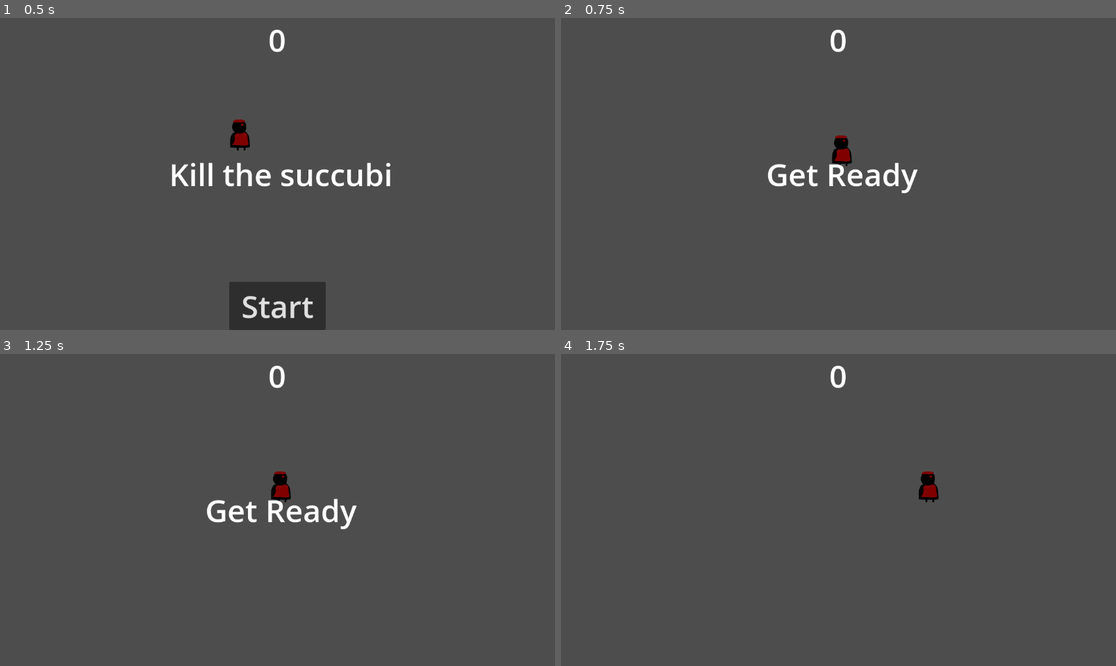
Above: before the commit, frames 1-4 (two rows, left to right).
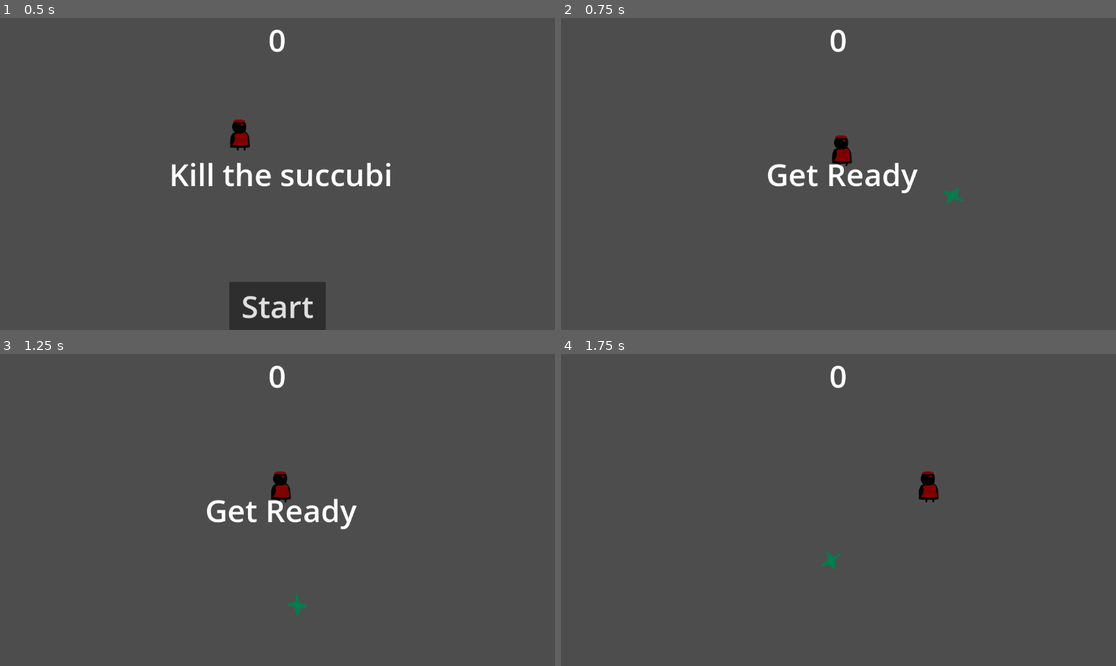
Above: after the commit, the same moments.

Repository: yinghaoawang/Succubus-Survivors
Game: Godot game, scene res://scenes/Main.tscn
Same seed, same stepped clock (60 frames per second), same inputs: the game is played once before the commit and once after it.
Inputs:
- Up to frame 1 (0.5 s): no input
- Up to frame 2 (0.75 s): click "Start" at 0.5 s
- Up to frame 3 (1.25 s): no input
- Up to frame 4 (1.75 s): hold D (move_right) from 1.28 s (still down)

Frame 1 is identical in both runs. In frame 2, less than 0.1% of the frame differs, in the area x 68-73%, y 54-60%; in frame 3, less than 0.1%; in frame 4, less than 0.1%.

Commit message:
add orbit projectile

Diff:
--- a/scenes/Main.tscn
+++ b/scenes/Main.tscn
@@ -1,8 +1,7 @@
-[gd_scene load_steps=6 format=3 uid="uid://i02j1vjryb8i"]
+[gd_scene load_steps=5 format=3 uid="uid://i02j1vjryb8i"]
 
 [ext_resource type="Script" path="res://scripts/main.gd" id="1_dbnsj"]
-[ext_resource type="PackedScene" uid="uid://drmaca26pjuuf" path="res://scenes/Mob.tscn" id="2_55px1"]
-[ext_resource type="PackedScene" uid="uid://sbyl10boovbj" path="res://scenes/Player.tscn" id="3_nvqf1"]
+[ext_resource type="PackedScene" uid="uid://ddq61ipdadwe4" path="res://scenes/Player.tscn" id="3_nvqf1"]
 [ext_resource type="PackedScene" uid="uid://ciikr3q5806gn" path="res://scenes/HUD.tscn" id="4_hc2h3"]
 
 [sub_resource type="Curve2D" id="Curve2D_x8quo"]
@@ -13,7 +12,6 @@
 
 [node name="Main" type="Node"]
 script = ExtResource("1_dbnsj")
-mob_scene = ExtResource("2_55px1")
 
 [node name="Player" parent="." instance=ExtResource("3_nvqf1")]
 
--- a/scenes/Projectile.tscn
+++ b/scenes/OrbitProjectile.tscn
@@ -1,19 +1,19 @@
-[gd_scene load_steps=4 format=3 uid="uid://db2ebp1d1hb7c"]
+[gd_scene load_steps=4 format=3 uid="uid://cre5lsgsk2cqe"]
 
-[ext_resource type="Script" path="res://scripts/projectile.gd" id="1_picpr"]
-[ext_resource type="Texture2D" uid="uid://cpjltfrkp8mea" path="res://sprites/star_projectile.png" id="2_v7cw8"]
+[ext_resource type="Script" path="res://scripts/orbit_projectile.gd" id="1_dd00k"]
+[ext_resource type="Texture2D" uid="uid://cpjltfrkp8mea" path="res://sprites/star_projectile.png" id="2_kr7co"]
 
 [sub_resource type="CapsuleShape2D" id="CapsuleShape2D_d2u04"]
 radius = 19.0
 height = 38.0
 
-[node name="Projectile" type="Area2D"]
+[node name="OrbitProjectile" type="Area2D" groups=["projectiles"]]
 position = Vector2(281, 326)
-script = ExtResource("1_picpr")
+script = ExtResource("1_dd00k")
 metadata/_edit_group_ = true
 
 [node name="Sprite2D" type="Sprite2D" parent="."]
-texture = ExtResource("2_v7cw8")
+texture = ExtResource("2_kr7co")
 
 [node name="CollisionShape2D" type="CollisionShape2D" parent="."]
 position = Vector2(0, 1)
--- /dev/null
+++ b/scenes/TargetProjectile.tscn
@@ -0,0 +1,22 @@
+[gd_scene load_steps=4 format=3 uid="uid://crh8obh5qy3o2"]
+
+[ext_resource type="Script" path="res://scripts/target_projectile.gd" id="1_hjbg6"]
+[ext_resource type="Texture2D" uid="uid://cpjltfrkp8mea" path="res://sprites/star_projectile.png" id="2_cvbjq"]
+
+[sub_resource type="CapsuleShape2D" id="CapsuleShape2D_d2u04"]
+radius = 19.0
+height = 38.0
+
+[node name="TargetProjectile" type="Area2D" groups=["projectiles"]]
+position = Vector2(281, 326)
+script = ExtResource("1_hjbg6")
+metadata/_edit_group_ = true
+
+[node name="Sprite2D" type="Sprite2D" parent="."]
+texture = ExtResource("2_cvbjq")
+
+[node name="CollisionShape2D" type="CollisionShape2D" parent="."]
+position = Vector2(0, 1)
+shape = SubResource("CapsuleShape2D_d2u04")
+
+[connection signal="body_entered" from="." to="." method="_on_body_entered"]
--- a/scenes/player.tscn
+++ b/scenes/player.tscn
@@ -1,6 +1,5 @@
-[gd_scene load_steps=7 format=3 uid="uid://sbyl10boovbj"]
+[gd_scene load_steps=6 format=3 uid="uid://ddq61ipdadwe4"]
 
-[ext_resource type="PackedScene" uid="uid://db2ebp1d1hb7c" path="res://scenes/Projectile.tscn" id="1_cudd1"]
 [ext_resource type="Script" path="res://scripts/player.gd" id="1_yxr5j"]
 [ext_resource type="Texture2D" uid="uid://bm6mwbqjtatq" path="res://sprites/good_walk1.png" id="2_qga28"]
 [ext_resource type="Texture2D" uid="uid://bkt63pyj5qce1" path="res://sprites/good_walk2.png" id="3_k4w84"]
@@ -26,7 +25,6 @@
 [node name="Player" type="Area2D"]
 position = Vector2(498, 243)
 script = ExtResource("1_yxr5j")
-Projectile = ExtResource("1_cudd1")
 metadata/_edit_group_ = true
 
 [node name="AnimatedSprite2D" type="AnimatedSprite2D" parent="."]
--- a/scripts/Main.gd
+++ b/scripts/Main.gd
@@ -1,8 +1,7 @@
 extends Node
 
-@export var mob_scene: PackedScene
+@export var mob_scene: PackedScene = preload("res://scenes/Mob.tscn")
 var time
-
 
 # Called when the node enters the scene tree for the first time.
 func _ready():
@@ -12,21 +11,19 @@
 func _process(delta):
 	pass
 
-
 func game_over():
 	$ElapsedTimer.stop()
 	$MobTimer.stop()
 	$HUD.show_game_over()
 
-
 func new_game():
 	get_tree().call_group("mobs", "queue_free") # Clear mobs
+	get_tree().call_group("projectiles", "queue_free") # Clear projectiles
 	time = 0
 	$Player.start($StartPosition.position)
 	$HUD.update_score(time)
 	$HUD.show_message("Get Ready")
 	$StartTimer.start()
-
 
 func _on_elapsed_timer_timeout():
 	time += 1
--- a/scripts/mob.gd
+++ b/scripts/mob.gd
@@ -1,20 +1,19 @@
 extends RigidBody2D
 
-var player_reference
+var player
 const MOVE_SPEED = 100  # Adjust the mob's movement speed
 
 # Called when the node enters the scene tree for the first time.
 func _ready():
 	pass # Replace with function body.
 
-
 # Called every frame. 'delta' is the elapsed time since the previous frame.
 func _process(delta):
-	if player_reference and player_reference.visible:
+	if player and player.visible:
 		# Calculate the direction from the mob to the player
-		var direction = (player_reference.global_position - global_position).normalized()
+		var direction = (player.global_position - global_position).normalized()
 		# Move the mob towards the player
 		move_and_collide(direction * MOVE_SPEED * delta)
 
-func set_player(player):
-	player_reference = player
+func set_player(_player):
+	player = _player
--- /dev/null
+++ b/scripts/orbit_projectile.gd
@@ -0,0 +1,19 @@
+extends Area2D
+
+@export var SPEED = 120
+@export var DISTANCE_FROM_PLAYER = 250
+var target
+
+func set_target(_target):
+	target = _target
+
+func _physics_process(delta):
+	rotation_degrees += SPEED * delta
+	var rads = deg_to_rad(rotation_degrees)
+	var relative_position = Vector2(cos(rads), sin(rads))
+	position = target.get_global_position() + relative_position * DISTANCE_FROM_PLAYER
+
+
+func _on_body_entered(body):
+	if body.is_in_group("mobs"):
+		body.queue_free()
--- a/scripts/player.gd
+++ b/scripts/player.gd
@@ -2,7 +2,8 @@
 signal hit
 
 @export var speed = 400 # How fast the player will move (pixels/sec).
-@export var Projectile : PackedScene
+@export var TargetProjectile: PackedScene = preload("res://scenes/TargetProjectile.tscn")
+@export var OrbitProjectile: PackedScene = preload("res://scenes/OrbitProjectile.tscn")
 var world
 
 var screen_size # Size of the game window.
@@ -38,18 +39,20 @@
 		self.scale.x = -1 if (velocity.x < 0) else 1
 
 
-
-
 func _on_body_entered(body):
 	hide() # Player disappears after being hit.
 	hit.emit()
 	# Must be deferred as we can't change physics properties on a physics callback.
 	$CollisionShape2D.set_deferred("disabled", true)
+	get_tree().call_group("projectiles", "queue_free") # Clear projectiles
 
 func start(pos):
 	position = pos
 	show()
 	$CollisionShape2D.disabled = false
+	var orbit_projectile = OrbitProjectile.instantiate()
+	orbit_projectile.set_target(self)
+	world.add_child(orbit_projectile)
 
 func shoot():
 	# TODO: Also remove the bullets that miss so game doesn't crash or slow down
@@ -71,7 +74,7 @@
 	if closest_mob == null:
 		return
 
-	var projectile = Projectile.instantiate()
+	var projectile = TargetProjectile.instantiate()
 	projectile.position = self.get_global_position()
 	projectile.set_direction((closest_mob.position - position).normalized())
 	world.add_child(projectile)
--- a/scripts/Projectile.gd
+++ b/scripts/target_projectile.gd
@@ -6,7 +6,7 @@
 func set_direction(d):
 	direction = d
 
-func _physics_process(delta):
+func _process(delta):
 	position += direction * speed * delta
 
 func _on_body_entered(body):
